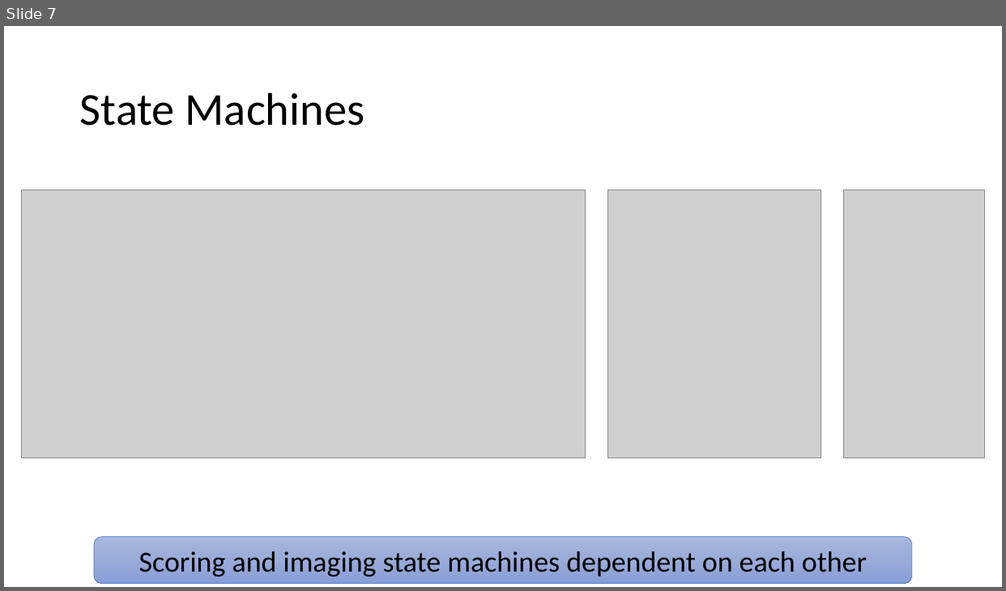
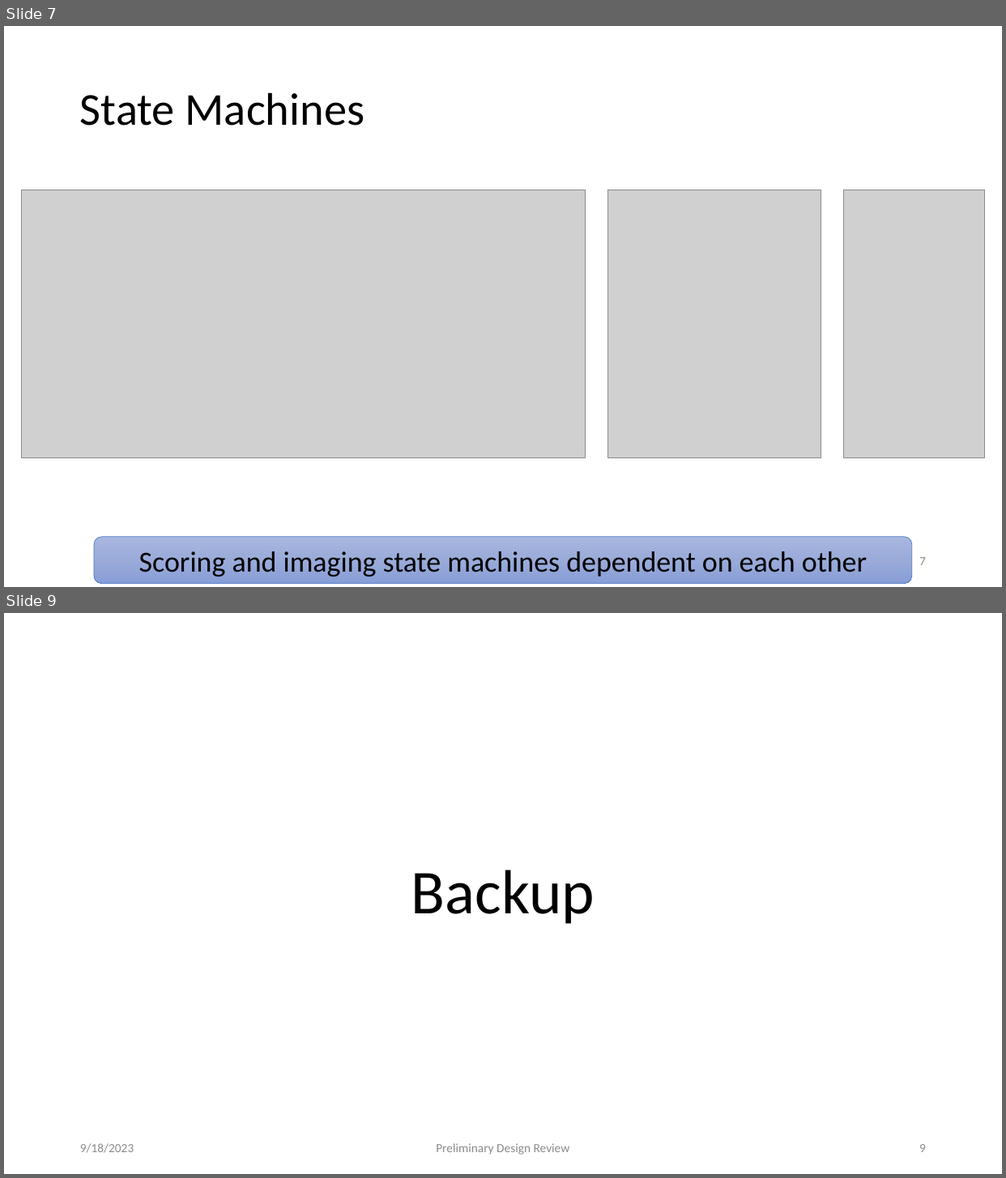
Before and after one commit to kparlak/dart-scoring-system, a slide deck: documentation/Dart_Scoring_System_PDR.pptx. Shown one above the other, each under a label of ours: slide 7 before the commit, slides 7 and 9 after it; the slides between them are not shown. The pictures are 1006x591 and 1006x1178 pixels, drawn with LibreOffice and Linux fonts; fonts in the diff are those of the drawing; grey boxes stand for pictures. Boxes give left, top, right and bottom in pixels: in the first picture for what was removed or moved away, otherwise in the second. Text is boxed around its words. In the diff, an @@ line names an element or a change of style, - is before the commit and + after.

```diff
--- a/documentation/Dart_Scoring_System_PDR.pptx
+++ b/documentation/Dart_Scoring_System_PDR.pptx
@@ slide 9 added at (4, 613, 1002, 1174), background #FFFFFF @@
@@ title added at (411, 870, 594, 924), 60 pt, text #000000 @@
+Backup
@@ text added at (80, 1144, 134, 1153), 12 pt, text #8C8C8C @@
+9/18/2023
@@ text added at (436, 1144, 570, 1155), 12 pt, text #8C8C8C @@
+Preliminary Design Review
@@ page number added at (919, 1144, 926, 1152), 12 pt, text #8C8C8C @@
+9
@@ slide 7 changed as well @@
@@ page number added at (919, 557, 926, 565), 12 pt, text #8C8C8C @@
+7
```
Also in this commit, not shown: 7 other slides changed, 1 other slide added, 1 slide removed, 2 other files.
